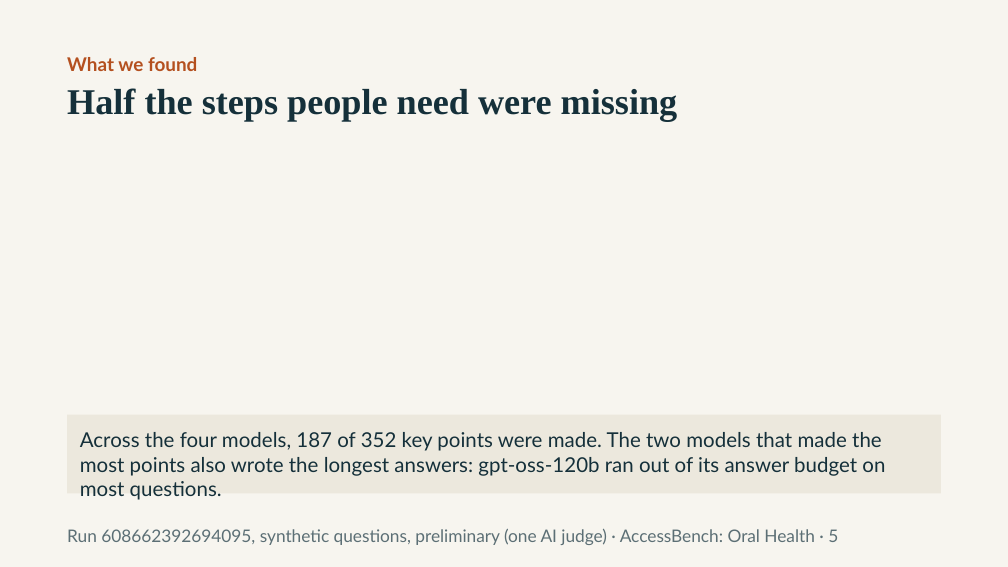
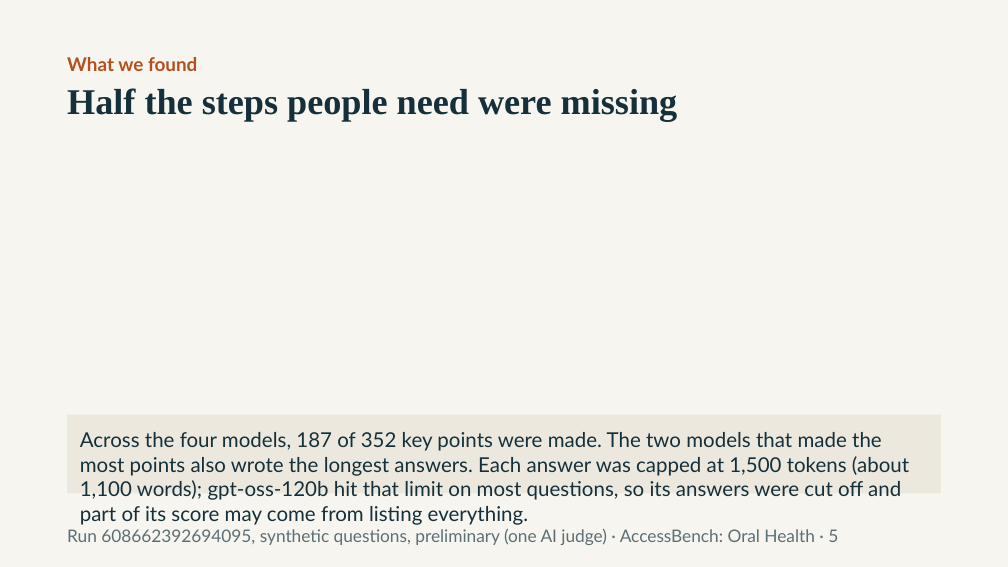
Before and after one commit to healthtransformationlab/health-transformation-lab-nlp, a slide deck: slide 5 of docs/access/access_bench.pptx. Drawn at 1008x567 pixels with LibreOffice and Linux fonts; fonts in the diff are those of the drawing. Boxes give left, top, right and bottom in pixels: in the first picture for what was removed or moved away, otherwise in the second. Text is boxed around its words. In the diff, an @@ line names an element or a change of style, - is before the commit and + after.

```diff
--- a/docs/access/access_bench.pptx
+++ b/docs/access/access_bench.pptx
@@ text in rectangle at box(80, 432, 909, 525): text changed @@
-Across the four models, 187 of 352 key points were made. The two models that made the most points also wrote the longest answers: gpt-oss-120b ran out of its answer budget on most questions.
+Across the four models, 187 of 352 key points were made. The two models that made the most points also wrote the longest answers. Each answer was capped at 1,500 tokens (about 1,100 words); gpt-oss-120b hit that limit on most questions, so its answers were cut off and part of its score may come from listing everything.
```
Also in this commit, not shown: 5 other files.
